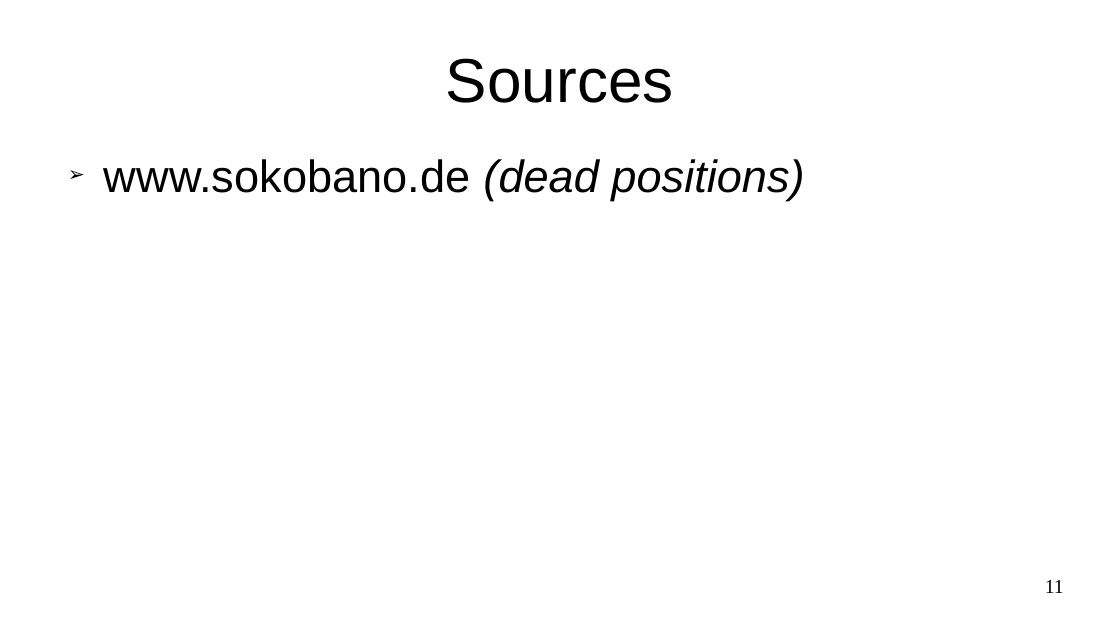
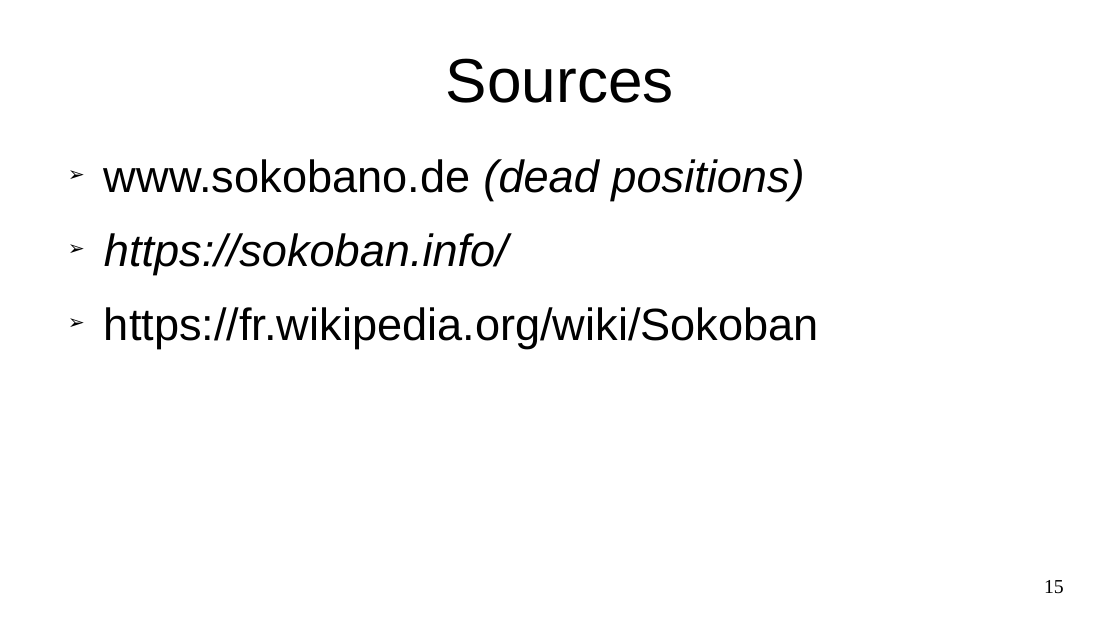
Before and after one commit to PoulpoGaz/sokoshell, a slide deck: slide 15 of documents/presentation.odp (slide 11 before the commit). Drawn at 1120x630 pixels with LibreOffice and Linux fonts; fonts in the diff are those of the drawing. Boxes give left, top, right and bottom in pixels: in the first picture for what was removed or moved away, otherwise in the second. Text is boxed around its words. In the diff, an @@ line names an element or a change of style, - is before the commit and + after.

Commit message:
add freeze deadlock, state definition and sokoban presentation to presentation. add a pack a level that will be presented with the editor

```diff
--- a/documents/presentation.odp
+++ b/documents/presentation.odp
@@ text at <box>104,233,819,349</box>: paragraphs added @@
+➢ https://sokoban.info/
+➢ https://fr.wikipedia.org/wiki/Sokoban
@@ page number at <box>1044,580,1064,594</box>: text changed @@
-11
+15
```
Also in this commit, not shown: 2 other slides changed, 5 slides added, 1 slide removed, 3 other files.
